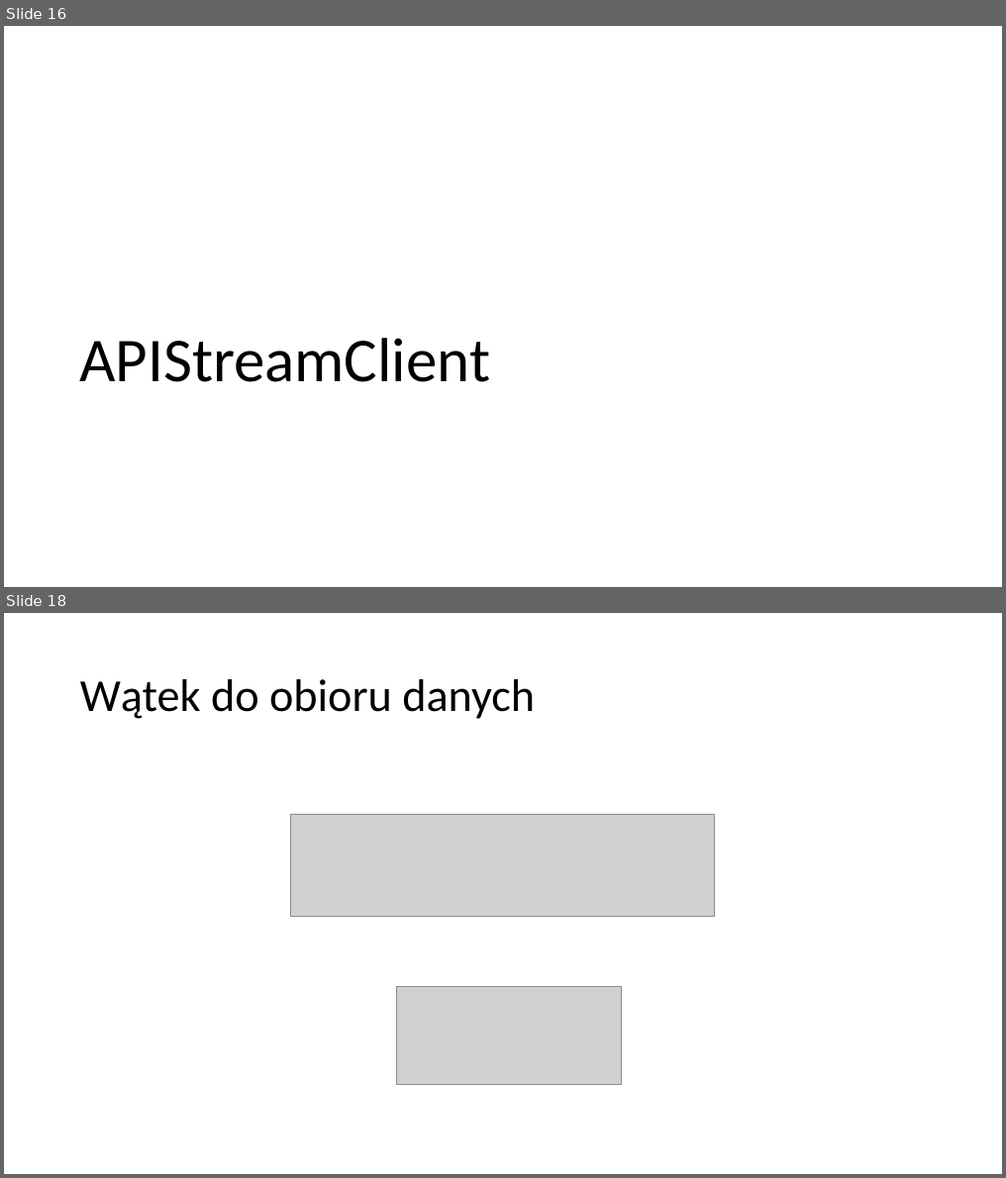
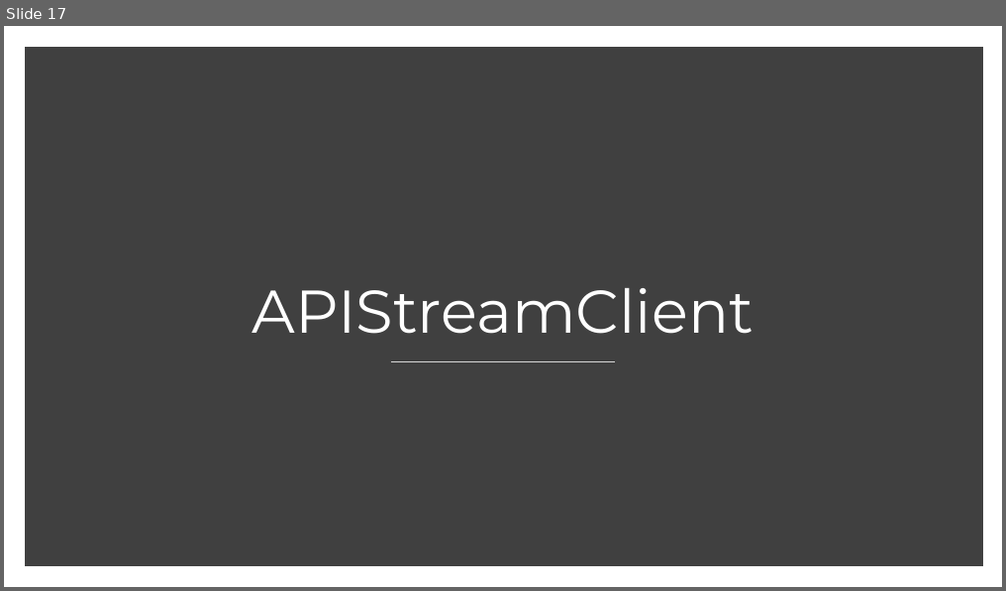
Before and after one commit to oskop123/Trading_Bot, a slide deck: presentation/JPWP.pptx. Shown one above the other, each under a label of ours: slides 16 and 18 before the commit, slide 17 after it; the slides between them are not shown. The pictures are 1006x1178 and 1006x591 pixels, drawn with LibreOffice and Linux fonts; fonts in the diff are those of the drawing; grey boxes stand for pictures. Boxes give left, top, right and bottom in pixels: in the first picture for what was removed or moved away, otherwise in the second. Text is boxed around its words. In the diff, an @@ line names an element or a change of style, - is before the commit and + after.

```diff
--- a/presentation/JPWP.pptx
+++ b/presentation/JPWP.pptx
@@ slide 18 removed at (x1=4, y1=613, x2=1002, y2=1174), background #FFFFFF @@
@@ title removed at (x1=80, y1=679, x2=535, y2=719) @@
-Wątek do obioru danych
@@ picture removed at (x1=291, y1=814, x2=715, y2=916) @@
@@ picture removed at (x1=397, y1=986, x2=622, y2=1084) @@
@@ what was slide 16 is now slide 17 @@
@@ slide 17 changed as well @@
@@ rectangle added at (x1=30, y1=52, x2=978, y2=562), fill #404040, outline #404040 10 pt @@
@@ title "APIStreamClient" moved from (x1=79, y1=338, x2=490, y2=382) to (x1=252, y1=288, x2=753, y2=334) @@
@@ title "APIStreamClient" at (x1=252, y1=288, x2=753, y2=334): size 60 to 58 pt, font Calibri to Montserrat, text colour #000000 to #FFFFFF; alignment left to centre @@
@@ line added from (391, 363) to (616, 363), #D9D9D9 1 pt @@
```
Also in this commit, not shown: 13 other slides changed, 7 slides added, 5 other slides removed.
